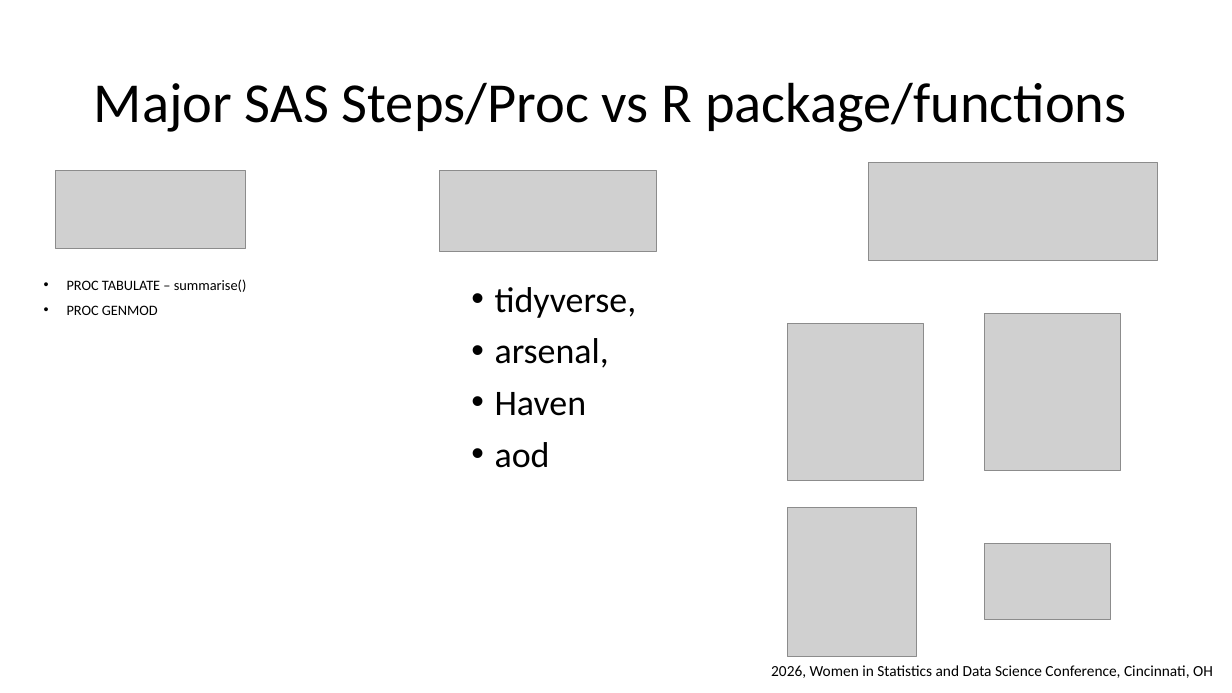
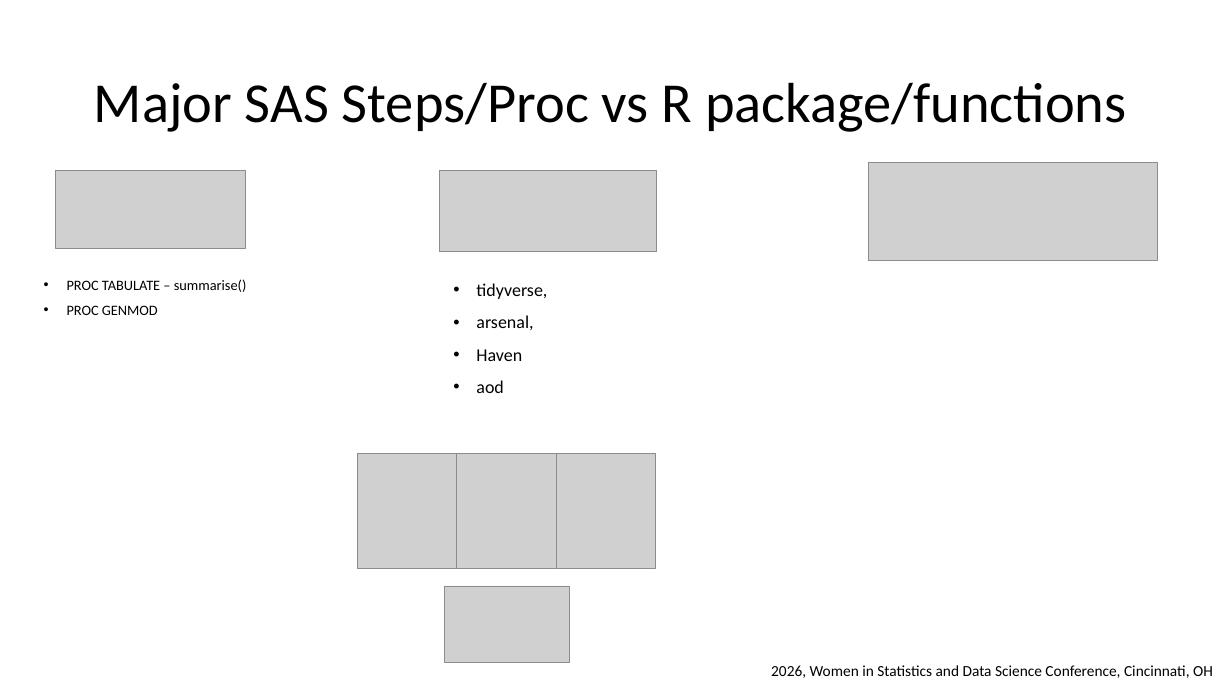
Before and after one commit to wx2123/WSDS-2026-OH, a slide deck: slide 9 of 2026 WSDS - Wujian Xue.pptx. Drawn at 1232x693 pixels with LibreOffice and Linux fonts; fonts in the diff are those of the drawing; grey boxes stand for pictures. Boxes give left, top, right and bottom in pixels: in the first picture for what was removed or moved away, otherwise in the second. Text is boxed around its words. In the diff, an @@ line names an element or a change of style, - is before the commit and + after.

```diff
--- a/2026 WSDS - Wujian Xue.pptx
+++ b/2026 WSDS - Wujian Xue.pptx
@@ text "tidyverse,": place and size @@
-text "tidyverse," at [495,287,637,468]
+text "tidyverse," at [476,283,547,393]
@@ text "tidyverse," at [476,283,547,393]: size 28 to 14 pt @@
@@ picture: place and size @@
-picture at [788,323,924,481]
+picture at [358,453,457,568]
@@ picture: place and size @@
-picture at [985,314,1121,471]
+picture at [457,453,556,568]
@@ picture: place and size @@
-picture at [788,507,918,656]
+picture at [555,453,655,568]
@@ picture: place and size @@
-picture at [985,543,1111,620]
+picture at [445,586,570,663]
```
Also in this commit, not shown: 6 other slides changed, 1 slide added.
